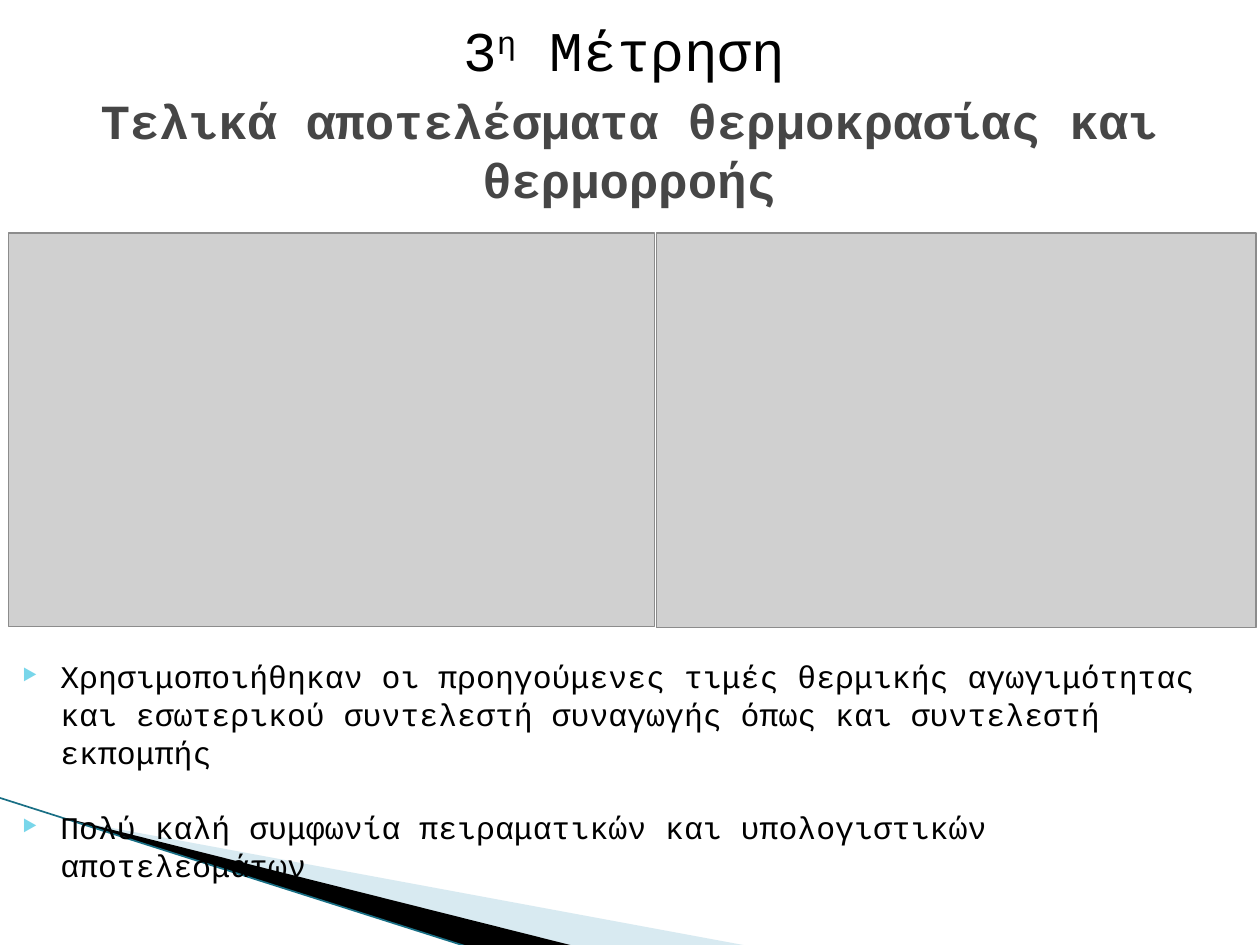
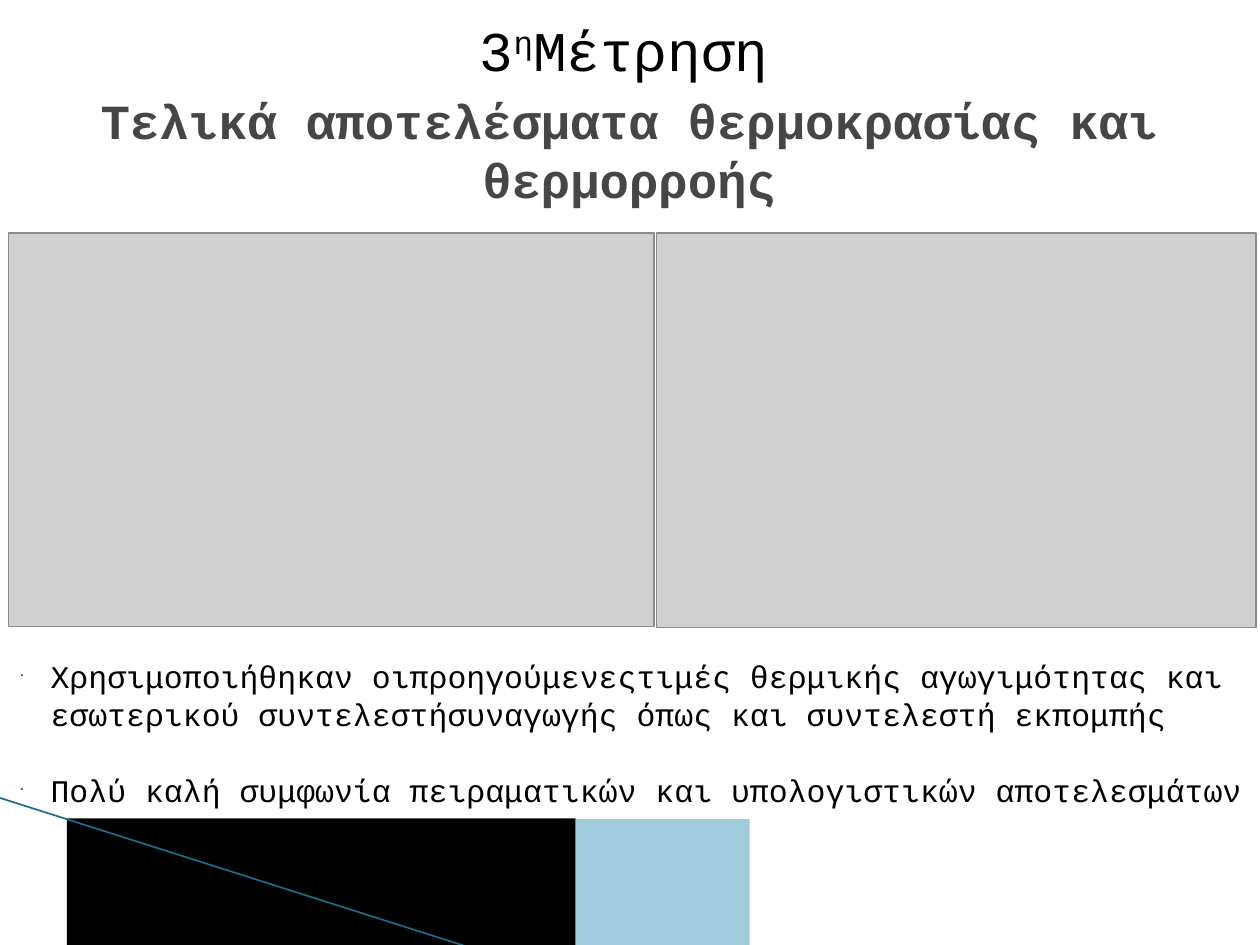
Before and after one commit to DeathNex/bark_GUI, a slide deck: slide 25 of Thesis Documents/Info on bark (chapter 2)/(2) Παρουσίαση πτυχιακής.pptx. Drawn at 1260x945 pixels with LibreOffice and Linux fonts; fonts in the diff are those of the drawing; grey boxes stand for pictures; background and template pictures are left out. Boxes give left, top, right and bottom in pixels: in the first picture for what was removed or moved away, otherwise in the second. Text is boxed around its words. In the diff, an @@ line names an element or a change of style, - is before the commit and + after.

```diff
--- a/Thesis Documents/Info on bark (chapter 2)/(2) Παρουσίαση πτυχιακής.pptx
+++ b/Thesis Documents/Info on bark (chapter 2)/(2) Παρουσίαση πτυχιακής.pptx
@@ text at [550,31,785,83]: spaces changed @@
-3η Μέτρηση
+3ηΜέτρηση
@@ text at [51,666,1223,733]: text changed @@
-‣ Χρησιμοποιήθηκαν οι προηγούμενες τιμές θερμικής αγωγιμότητας και εσωτερικού συντελεστή συναγωγής όπως και συντελεστή εκπομπής
+‣ Χρησιμοποιήθηκαν οιπροηγούμενεςτιμές θερμικής αγωγιμότητας και εσωτερικού συντελεστήσυναγωγής όπως και συντελεστή εκπομπής
@@ text at [51,779,1242,809]: indent changed @@
@@ line (0, 798) - (467, 945): stroke #97C5D8 0.95 pt to #196F85 0.96 pt @@
@@ freeform shape removed at [67,818,576,945] @@
@@ rectangle added at [67,818,576,945], fill #000000 @@
@@ freeform shape removed at [69,819,750,945] @@
@@ rectangle added at [69,819,750,945], fill #9FCBDC @@
```
Also in this commit, not shown: 33 other slides changed, 53 other files.
